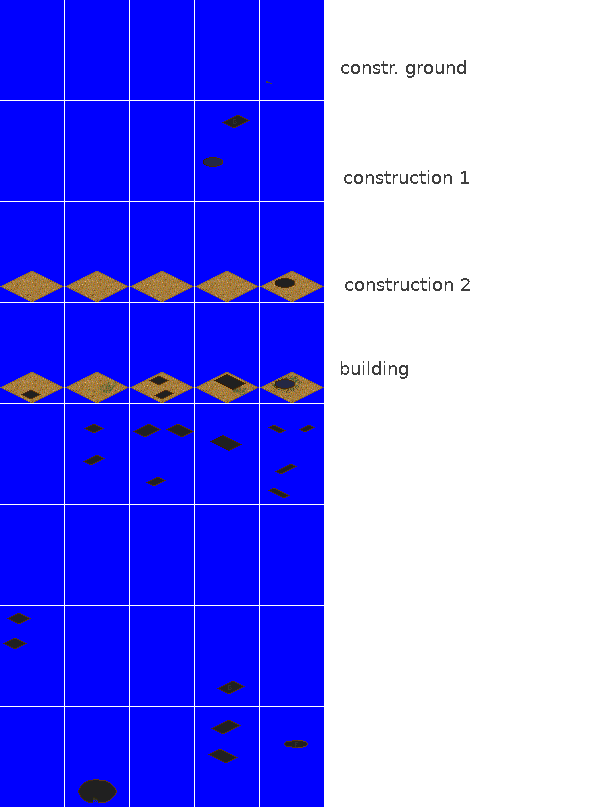
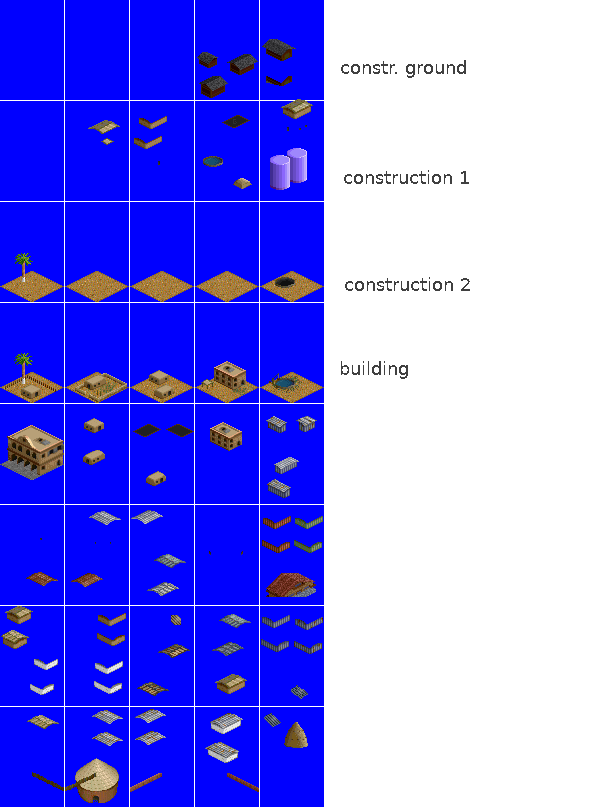
Before/after of a (610, 807) layered artwork. What changed in the layer stack:
showed "fencefront" over (32, 384, 259, 792)
showed "roof" over (1, 39, 317, 791)
showed "window" over (23, 125, 307, 555)
showed "building", painted on it over (0, 49, 323, 803)
showed "fenceback" over (5, 373, 259, 792)
